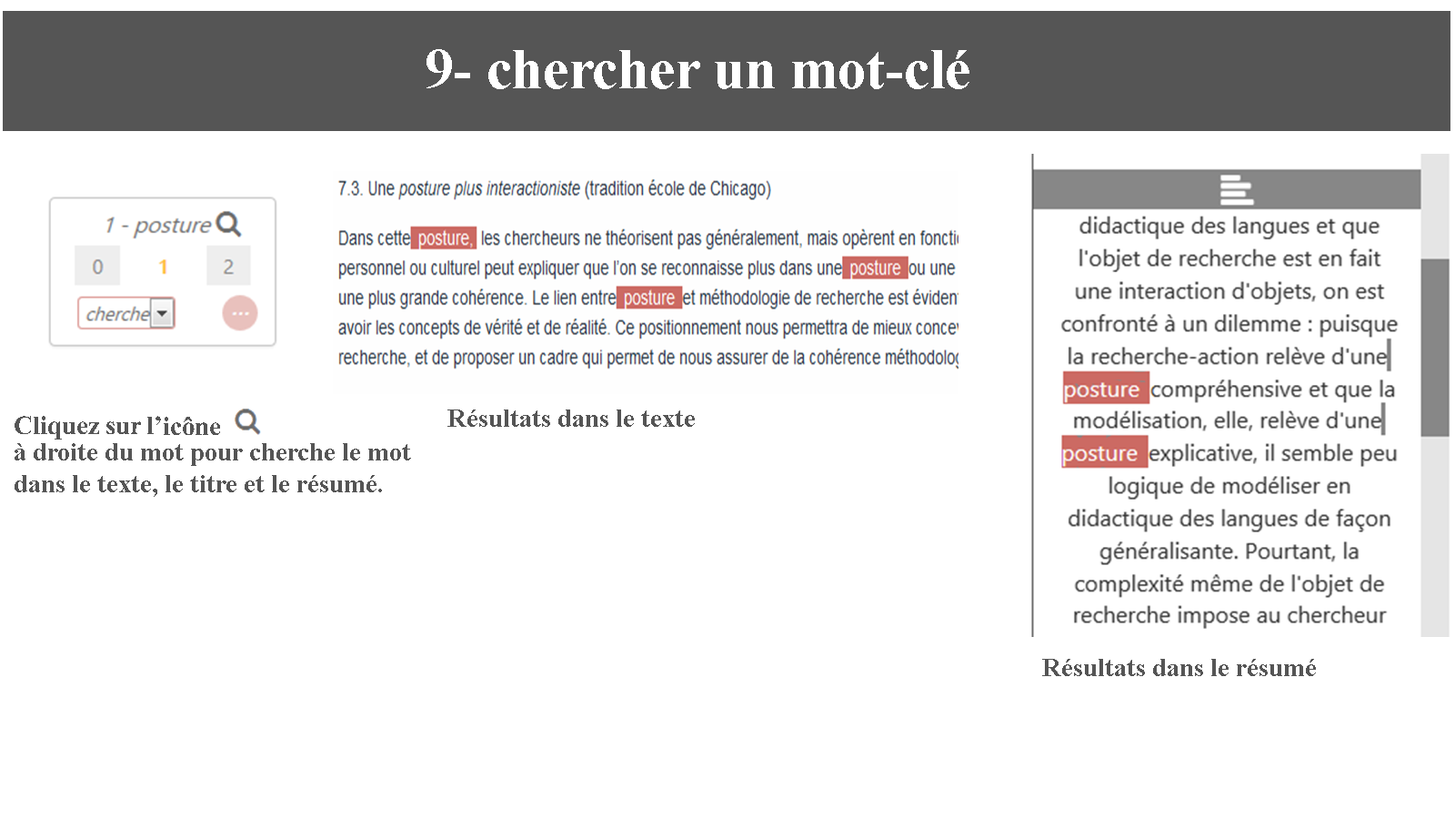
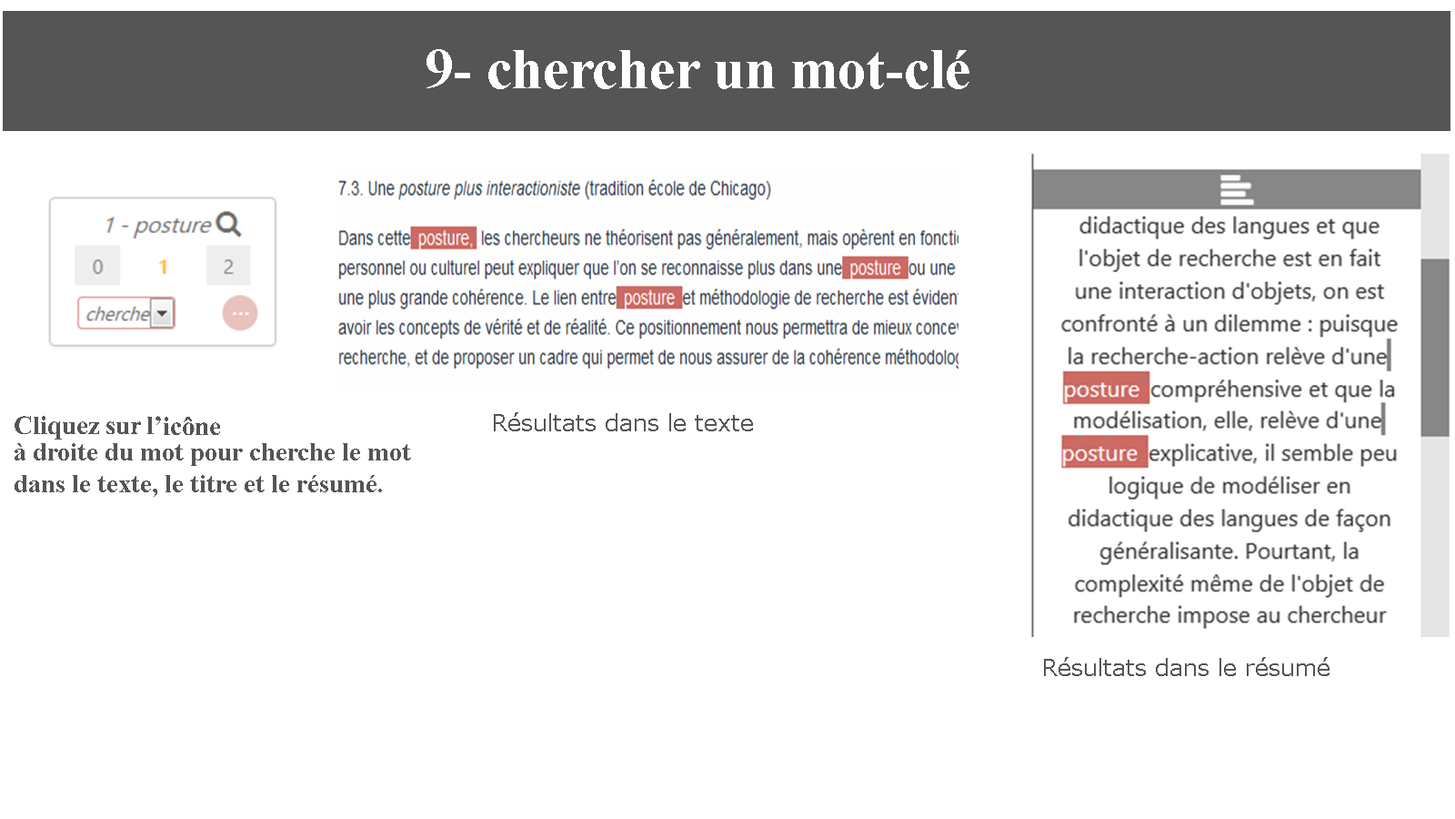
Revision of a layered 1455x819 image; what changed, layer by layer:
added layer "blanc copie 2" above "Résultats dans le texte" over left=234, top=407, right=262, bottom=435
painted on "Résultats dans le texte" over left=447, top=409, right=754, bottom=432
added layer "blanc copie" above "Résultats dans le résumé" over left=447, top=409, right=754, bottom=432
painted on "Résultats dans le résumé" over left=1042, top=656, right=1330, bottom=676
added layer "blanc" above "resultatsResume copie" over left=1042, top=656, right=1330, bottom=676
